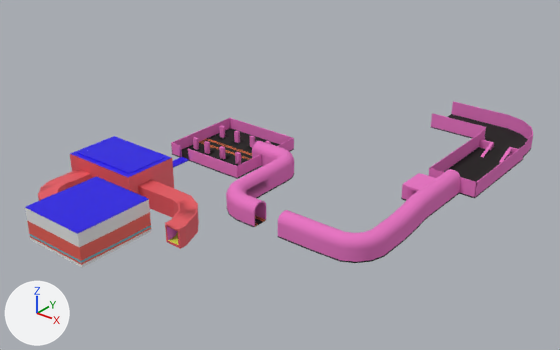
Two versions of the FBX model Assets/Models/env/Level/Level2.fbx, one commit apart.
Before and after are seen from a camera (50 mm lens) standing at (63.0, -74.1, 49.4) and looking at (0.6, 4.0, 1.0). The lights are fixed; the arrows at lower left show +X, +Y and +Z. Where no turn or scale is listed for an object, it has been applied to the vertices. Vertices at the same position are counted once.
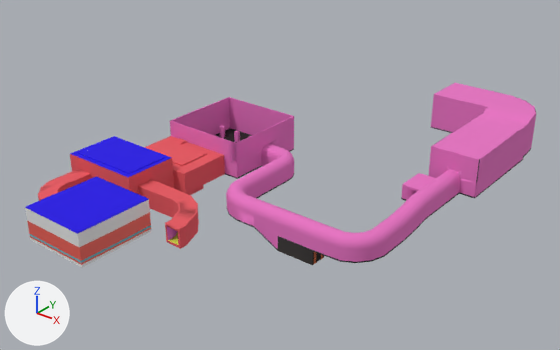
Location of each change, [x1, y1, x2, y2] in pixels of the pictures (560 x 350 px):
'Cube.001', reshaped (12% taller): before [171, 101, 533, 263]; after [170, 83, 536, 265]
'Cube', reshaped (15% wider): before [25, 136, 199, 267]; after [25, 136, 225, 267]
part 1 of me_cube_002, added: after [170, 97, 294, 166]
part 2 of me_cube_002, added: after [428, 83, 536, 197]
part 3 of me_cube_002, built on: after [254, 201, 324, 265]
part 4 of me_cube, added: after [145, 136, 178, 150]
part 5 of me_cube, added (red): after [153, 138, 207, 166]
part 6 of me_cube, built on (red): after [173, 142, 225, 195]

Diff of the bpy script that builds the scene:
```diff
--- a/Assets/Models/env/Level/Level2.fbx.py
+++ b/Assets/Models/env/Level/Level2.fbx.py
@@ me_cube @@
 # used by ob_cube; location = (-15.32, -0.62, -0.9)
-me_cube.from_pydata(...)  # 1664 vertices, 1522 faces; spans x -6.3..18.4, y -27.9..1.6, z 0.8..5.9
+me_cube.from_pydata(...)  # 1839 vertices, 1711 faces; spans x -6.3..18.4, y -27.9..1.6, z -1.1..5.9
+# me_cube part 4: a new loose piece, a box spanning x -3.0..-1.0, y -6.6..1.6, z 0.9..3.9, in mat_outdoorswall (red #e75760)
+# me_cube part 5: a new loose piece of 20 vertices spanning x -1.0..6.0, y -6.6..1.6, z 3.9..4.1, in mat_outdoorswall (red #e75760)
+# me_cube part 6: 45 vertices moved within x -0.7..5.2, y -13.8..-6.8, z 2.1..5.6; 147 vertices added at x -1.0..8.0, y -6.6..1.6, z -1.1..3.9
 me_cube.materials.append(mat_introfloor)
@@ me_cube_002 @@
 # used by ob_cube_001; location = (0.0, 0.0, 0.0)
-me_cube_002.from_pydata(...)  # 3640 vertices, 3704 faces; spans x -18.4..25.3, y -8.4..40.2, z -0.1..3.9
+me_cube_002.from_pydata(...)  # 5052 vertices, 5220 faces; spans x -18.4..25.3, y -8.4..40.2, z -2.1..6.9
+# me_cube_002 part 1: 1000 vertices added at x -18.4..-4.8, y 0.9..14.4, z 1.9..5.5
+# me_cube_002 part 2: 276 vertices added at x 8.9..25.3, y 15.1..40.2, z 2.7..6.9
+# me_cube_002 part 3: 5 vertices moved from x 10.1, y -7.6..-6.6, z -0.1 to x 10.1, y -7.6..-6.6, z -0.2; 136 vertices added at x 6.2..15.6, y -8.4..-5.9, z -2.1..3.1
 me_cube_002.materials.append(mat_asphalt)
```
